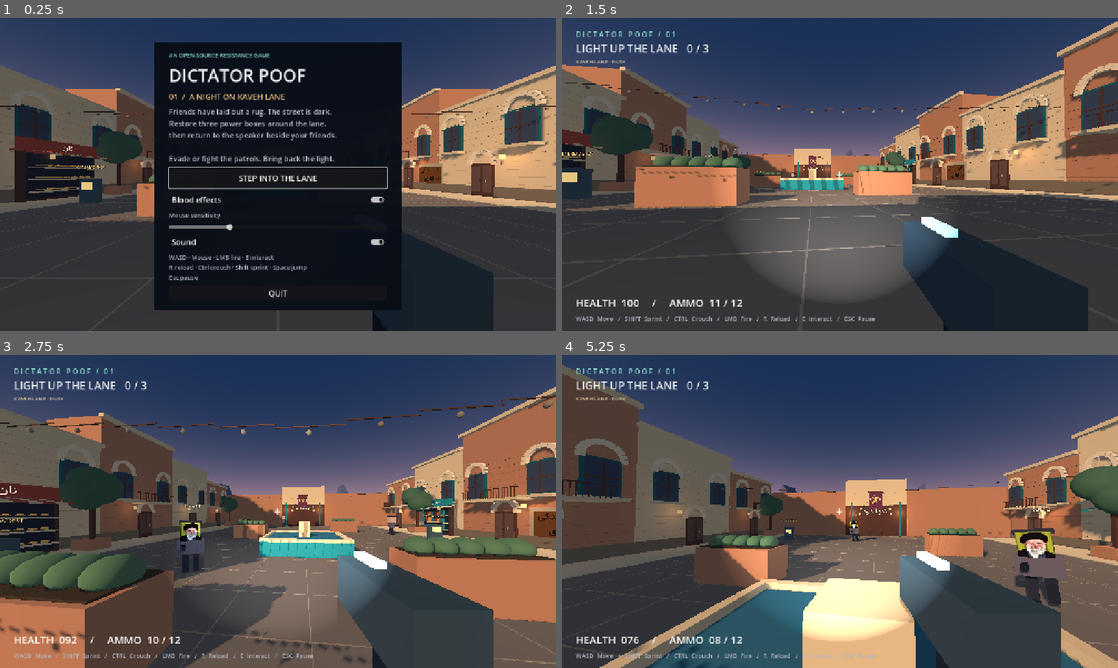
Above: before the commit, frames 1-4 (two rows, left to right).
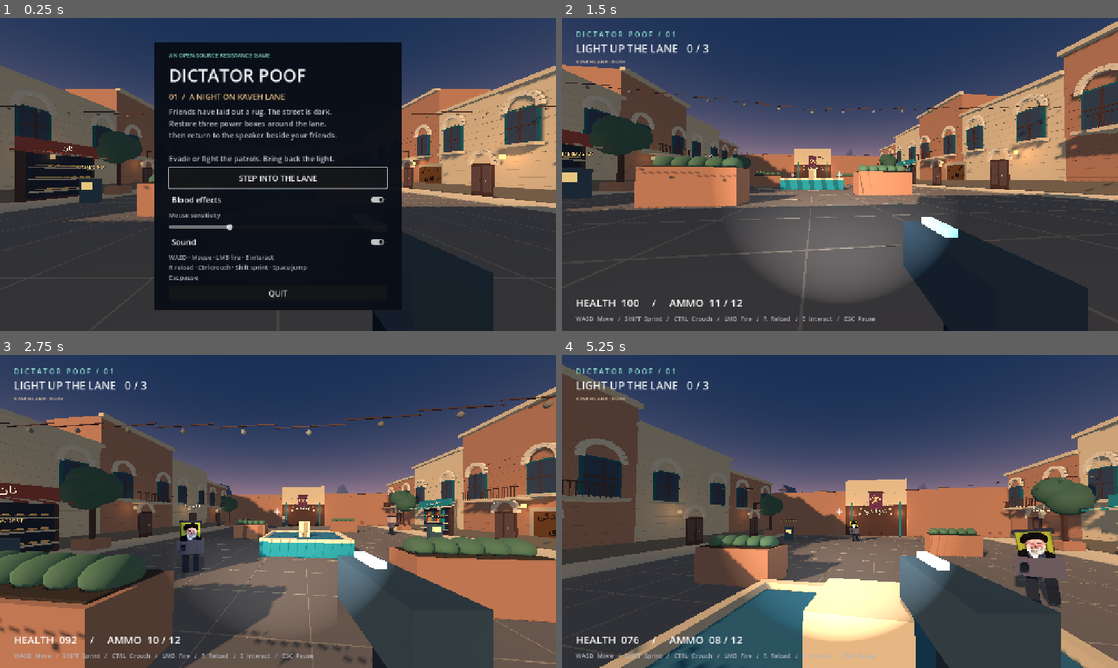
Above: after the commit, the same moments.

Repository: autrin/Dictator-Poof
Game: Godot game, scene res://scenes/main.tscn
Two runs of this game, one before a commit and one after it. Both use one fixed random seed, a clock stepped at 60 frames per second and the inputs below.
Inputs (mouse positions are in pixels of both pictures, inside the frame that each line leads up to):
- Up to frame 1 (0.25 s): no input
- Up to frame 2 (1.5 s): click "STEP INTO THE LANE" at 0.5 s; tap Enter at 1.25 s; move the mouse to (867, 174) at 1.27 s; hold W (forward) from 1.28 s (still down); hold Ctrl (crouch) from 1.28 s (still down); click (867, 174) at 1.42 s
- Up to frame 3 (2.75 s): keep holding W (forward); tap Space (jump) at 1.52, 2.27 s; move the mouse to (250, 511) at 2.02 s; release Ctrl (crouch) at 2.03 s; click (250, 511) at 2.1 s
- Up to frame 4 (5.25 s): keep holding W (forward); move the mouse to (851, 505) at 2.77 s; tap E (interact) at 2.85 s; move the mouse to (834, 517) at 3.52 s; tap Shift (sprint) at 3.6 s; click (834, 517) at 3.67 s; tap Space (jump) at 3.77, 4.52 s; move the mouse to (878, 514) at 4.27 s; hold Ctrl (crouch) 4.28-5.03 s; move the mouse to (795, 508) at 5.02 s; click (795, 508) at 5.1 s

The runs differ from the first frame. In frame 2, 0.1% of the frame differs, in the area x 57-63%, y 42-48%; in frame 3, 0.6%; in frame 4, 2.8%, in the area x 83-100%, y 35-66%.

Commit message:
move the tree out of the library

Diff:
--- a/scripts/world.gd
+++ b/scripts/world.gd
@@ -36,7 +36,7 @@
 	for at in [Vector3(-4, 0, 10), Vector3(4, 0, 7), Vector3(-5, 0, -5), Vector3(5, 0, -12)]:
 		planter(at)
 	# These small trees frame the street without covering its walkable lanes.
-	for at in [Vector3(-13.6, 0, 2), Vector3(13.6, 0, -12), Vector3(-13.6, 0, -21)]:
+	for at in [Vector3(-13.6, 0, 2), Vector3(13.6, 0, -15), Vector3(-13.6, 0, -21)]:
 		tree(at)
 	shop(-1, 5.0, "نان", Color("9d493b"))
 	shop(1, -11.0, "شاهنامه", TEAL)
